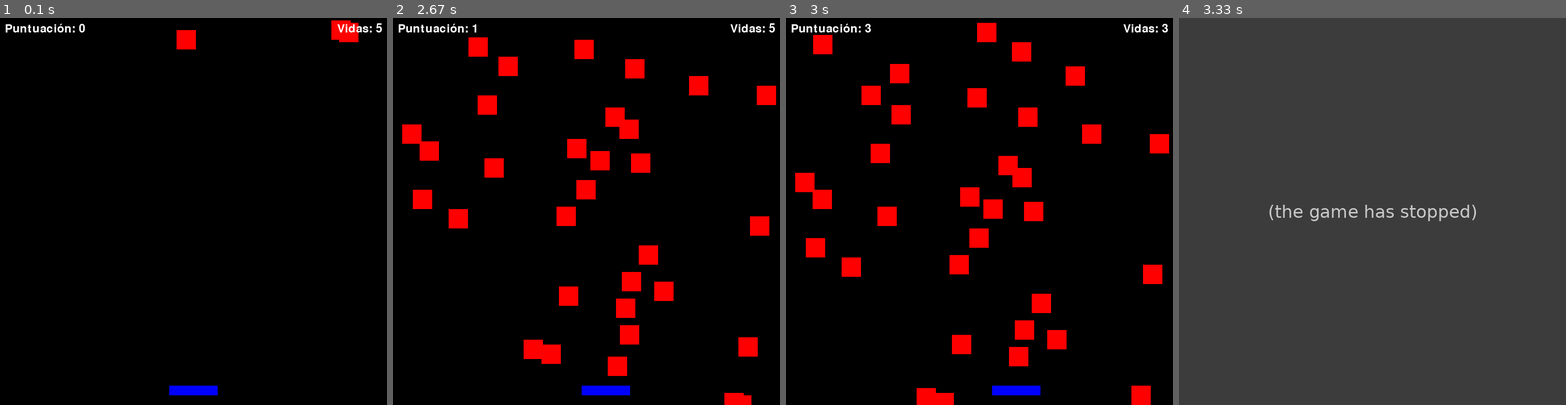
Above: before the commit, frames 1-4 (left to right).
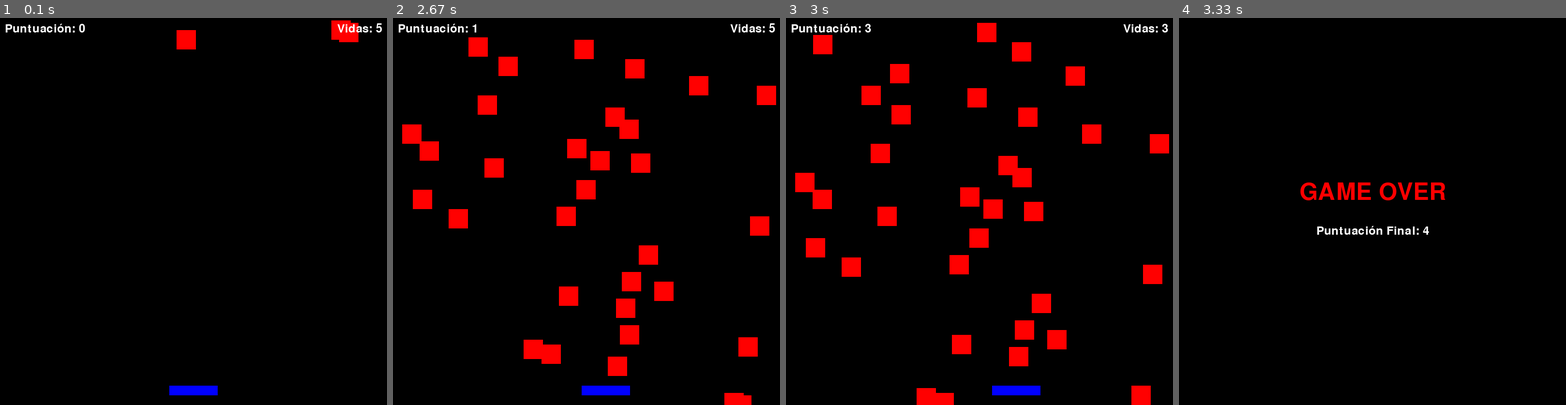
Above: after the commit, the same moments.

Repository: Guevara2435333/proyecto_pygame
Game: pygame game, started from main.py
The game is run twice, just before and just after one commit, with the same random seed, the same clock (stepped at 60 frames per second) and the same inputs.
Inputs:
- Up to frame 1 (0.1 s): no input
- Up to frame 2 (2.67 s): hold Right 0.33-0.8 s; hold Right 0.83-1.3 s; hold Left 1.33-1.87 s; hold Left 1.9-2.3 s; hold Right from 2.33 s (still down)
- Up to frame 3 (3 s): release Right at 2.97 s
- Up to frame 4 (3.33 s): hold Left from 3 s (still down)

Frames 1-3 are identical in both runs. In frame 4, 100% of the frame differs, in the area x 0-100%, y 0-100%.
Error before the commit: NameError: name 'SCREEN_WIDTH' is not defined (main.py line 145); the game stopped at 3.12 s (later frames are placeholders)

Commit message:
Update main.py

Diff:
--- a/main.py
+++ b/main.py
@@ -1,5 +1,6 @@
 import pygame
 import random
+import time
 
 pygame.init()
 
@@ -142,8 +143,8 @@
     game_over_text = game_over_font.render("GAME OVER", True, red)
     final_score_text = font.render(f"Puntuación Final: {score}", True, white)
 
-    game_over_rect = game_over_text.get_rect(center=(SCREEN_WIDTH / 2, SCREEN_HEIGHT / 2 - 40))
-    final_score_rect = final_score_text.get_rect(center=(SCREEN_WIDTH / 2, SCREEN_HEIGHT / 2 + 40))
+    game_over_rect = game_over_text.get_rect(center=(screen_width / 2, screen_height / 2 - 40))
+    final_score_rect = final_score_text.get_rect(center=(screen_width / 2, screen_height / 2 + 40))
 
     screen.blit(game_over_text, game_over_rect)
     screen.blit(final_score_text, final_score_rect)
